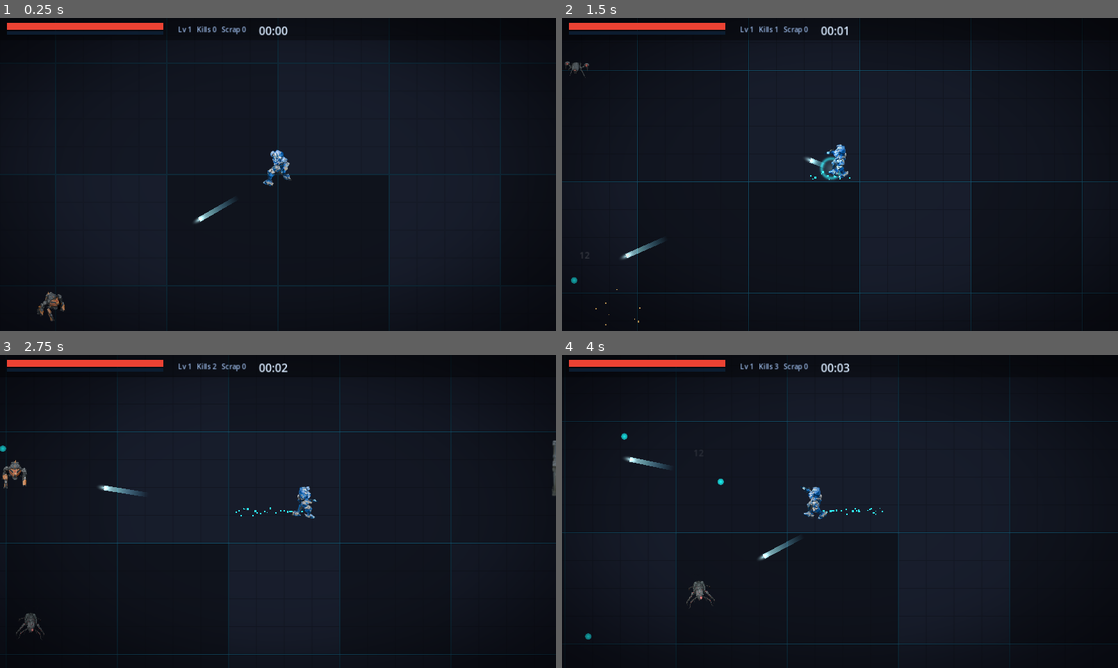
Above: before the commit, frames 1-4 (two rows, left to right).
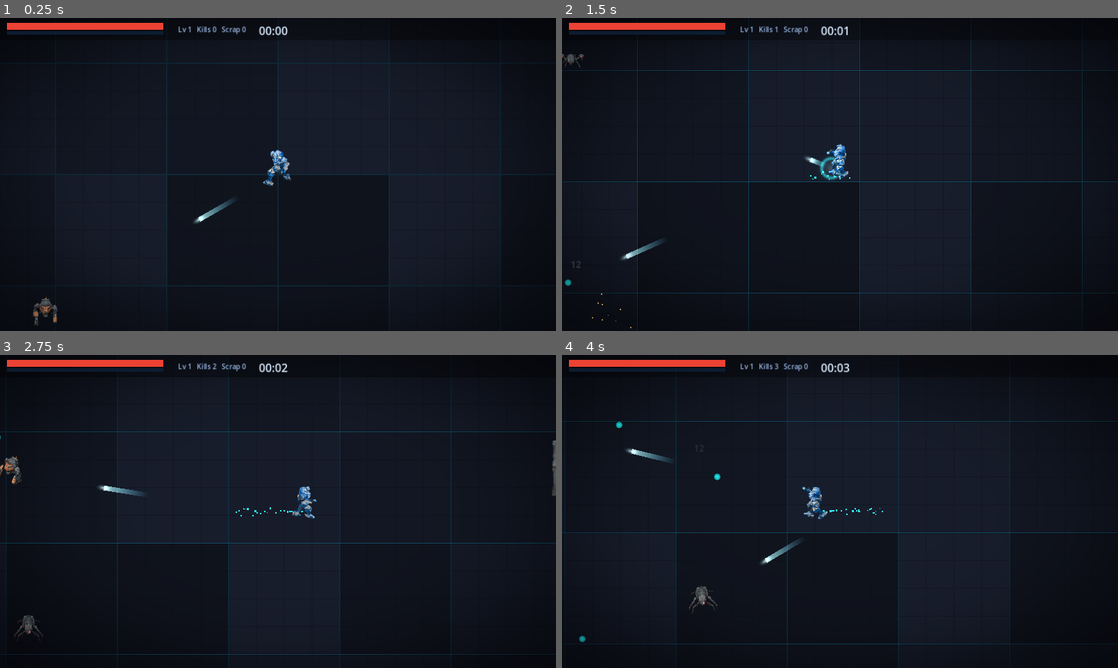
Above: after the commit, the same moments.

Repository: MalikChekour/mecha-forge-
Game: Godot game, scene res://scenes/Main.tscn
Same seed, same stepped clock (60 frames per second), same inputs: the game is played once before the commit and once after it.
Inputs (mouse positions are in pixels of both pictures, inside the frame that each line leads up to):
- Up to frame 1 (0.25 s): no input
- Up to frame 2 (1.5 s): move the mouse to (962, 158) at 0.52 s; hold Right (ui_right) 0.53-1.25 s; click (962, 158) at 0.67 s; drag from (728, 190) to (584, 61) at 1.27 s
- Up to frame 3 (2.75 s): move the mouse to (333, 442) at 2.02 s; hold Right (ui_right) from 2.03 s (still down)
- Up to frame 4 (4 s): release Right (ui_right) at 2.75 s; drag from (812, 574) to (595, 621) at 2.77 s; move the mouse to (1006, 558) at 3.52 s; hold Left (ui_left) from 3.53 s (still down)

The runs differ from the first frame. In frame 1, 0.3% of the frame differs, in the area x 5-41%, y 60-99%; in frame 2, 0.3%; in frame 3, 0.4%; in frame 4, 0.7%, in the area x 3-43%, y 21-92%.

Commit message:
Multi-AI orchestration (GLM-4.6) + enemy movement rewrite (steering/separation)
- tools/glm.py: z.ai GLM-4.6 client (OpenAI-compatible coding endpoint, key in
  .glm_key gitignored). Offloads heavy code-gen from Claude; Claude supervises +
  validates headless. (OpenRouter free models = provider 429; Gemini API/CLI =
  quota/blocked, so GLM is the reliable delegate right now.)
- Enemy.gd: GLM-generated rewrite (reviewed + validated). Enemies now use steering
  with acceleration (move_toward), boids separation (capped cheap sample) so they
  surround instead of stacking, per-enemy speed variety + sine wander, and
  speed-driven animation + facing. No longer "move like flies". All safety
  constraints preserved (deferred death, no monitorable toggle in signals, API
  intact). Headless SMOKE PASS, web re-exported.

Co-Authored-By: Claude Fable 5 <noreply@anthropic.com>

Diff:
--- a/game/actors/Enemy.gd
+++ b/game/actors/Enemy.gd
@@ -1,9 +1,5 @@
 extends Area2D
 class_name Enemy
-## Enemy = Meshy sprite (animated sheet if it has one) that chases the player and
-## deals contact damage. Takes projectile hits (hit-flash), and on death defers the
-## loot/free so we never toggle physics state inside an area signal (the notorious
-## Godot Area2D crash). collision_layer 2 = "enemies"; projectiles mask this.
 
 var game: Node
 var player: Node2D
@@ -22,6 +18,17 @@
 var _flash: float = 0.0
 var _contact_cd: float = 0.0
 
+# Movement internals
+var velocity: Vector2 = Vector2.ZERO
+var _speed_mult: float = 1.0
+var _wander_phase: float = 0.0
+
+# Tuning constants
+const _ACCEL: float = 700.0
+const _SEP_RADIUS: float = 50.0
+const _SEP_FORCE: float = 200.0
+const _WANDER_STR: float = 35.0
+
 func setup(k: String, def: Dictionary, plr: Node2D, g: Node) -> void:
 	kind = k
 	player = plr
@@ -30,11 +37,18 @@
 	speed = float(def.get("speed", 90.0))
 	contact_dmg = float(def.get("dmg", 8.0))
 	rank = int(def.get("rank", 0))
+
+	# Initialize per-enemy variety
+	_speed_mult = randf_range(0.85, 1.15)
+	_wander_phase = randf() * TAU
+	velocity = Vector2.ZERO
+
 	add_to_group("enemies")
 	collision_layer = 2
 	collision_mask = 0
 	monitoring = false
 	monitorable = true
+
 	var cs: CollisionShape2D = CollisionShape2D.new()
 	var c: CircleShape2D = CircleShape2D.new()
 	c.radius = float(def.get("radius", 24.0))
@@ -68,25 +82,84 @@
 func _physics_process(delta: float) -> void:
 	if not alive:
 		return
-	if player != null and is_instance_valid(player) and GameState.alive:
-		var to: Vector2 = player.global_position - global_position
-		var d: float = to.length()
-		if d > 1.0:
-			global_position += (to / d) * speed * delta
-		# face movement by horizontal flip
-		if abs(to.x) > 2.0:
-			_spr.flip_h = to.x < 0.0
+
+	var desired_vel: Vector2 = Vector2.ZERO
+	var player_valid: bool = player != null and is_instance_valid(player) and GameState.alive
+
+	if player_valid:
+		var to_player: Vector2 = player.global_position - global_position
+		var dist_sq: float = to_player.length_squared()
+		var dist: float = sqrt(dist_sq)
+
+		if dist > 1.0:
+			var dir: Vector2 = to_player / dist
+
+			# 1. Base Seek Velocity
+			desired_vel = dir * speed * _speed_mult
+
+			# 2. Separation (Anti-stacking)
+			var separation: Vector2 = Vector2.ZERO
+			var count: int = 0
+			var enemies: Array[Node] = get_tree().get_nodes_in_group("enemies")
+			var sep_rad_sq: float = _SEP_RADIUS * _SEP_RADIUS
+
+			for e: Node in enemies:
+				if count >= 10:
+					break
+				count += 1
+
+				if e == self or not (e is Enemy) or not e.alive:
+					continue
+
+				var to_other: Vector2 = global_position - e.global_position
+				var d2: float = to_other.length_squared()
+
+				# Avoid sqrt for cheap check; use squared ratio for weight
+				if d2 > 0.0 and d2 < sep_rad_sq:
+					var push: Vector2 = to_other.normalized()
+					var weight: float = 1.0 - (d2 / sep_rad_sq)
+					separation += push * weight
+
+			if separation != Vector2.ZERO:
+				desired_vel += separation * _SEP_FORCE
+
+			# 3. Wander (Sine offset)
+			var time_sec: float = Time.get_ticks_msec() / 1000.0
+			var perp: Vector2 = Vector2(-dir.y, dir.x)
+			desired_vel += perp * sin(time_sec * 3.0 + _wander_phase) * _WANDER_STR
+
+		# Contact Damage
 		_contact_cd -= delta
-		if d < 44.0 and _contact_cd <= 0.0:
+		if dist < 44.0 and _contact_cd <= 0.0:
 			_contact_cd = 0.5
 			if player.has_method("take_damage"):
 				player.take_damage(contact_dmg)
+	else:
+		# Friction if no target
+		desired_vel = Vector2.ZERO
+
+	# Steering Physics
+	velocity = velocity.move_toward(desired_vel, _ACCEL * delta)
+	global_position += velocity * delta
+
+	# Orientation
+	if abs(velocity.x) > 2.0:
+		_spr.flip_h = velocity.x < 0.0
+
+	# Animation (Speed Driven)
 	if _frames > 1:
-		_t += delta * _fps
+		var current_speed: float = velocity.length()
+		var max_speed: float = speed * _speed_mult
+		var speed_factor: float = (current_speed / max_speed) if max_speed > 0 else 0.0
+		# Keep minimum subtle movement for "alive" feel when idle
+		speed_factor = maxf(0.1, speed_factor)
+		_t += delta * _fps * speed_factor
 		_spr.frame = int(_t) % _frames
+
+	# Hit Flash Decay
 	if _flash > 0.0:
 		_flash = maxf(0.0, _flash - delta * 5.0)
-		if _mat.shader != null:
+		if _mat != null and _mat.shader != null:
 			_mat.set_shader_parameter("flash", _flash)
 
 func take_damage(amount: float) -> void:
@@ -94,7 +167,7 @@
 		return
 	hp -= amount
 	_flash = 1.0
-	if _mat.shader != null:
+	if _mat != null and _mat.shader != null:
 		_mat.set_shader_parameter("flash", 1.0)
 	Events.hit_spark.emit(global_position, Palette.CYAN)
 	if hp <= 0.0:
